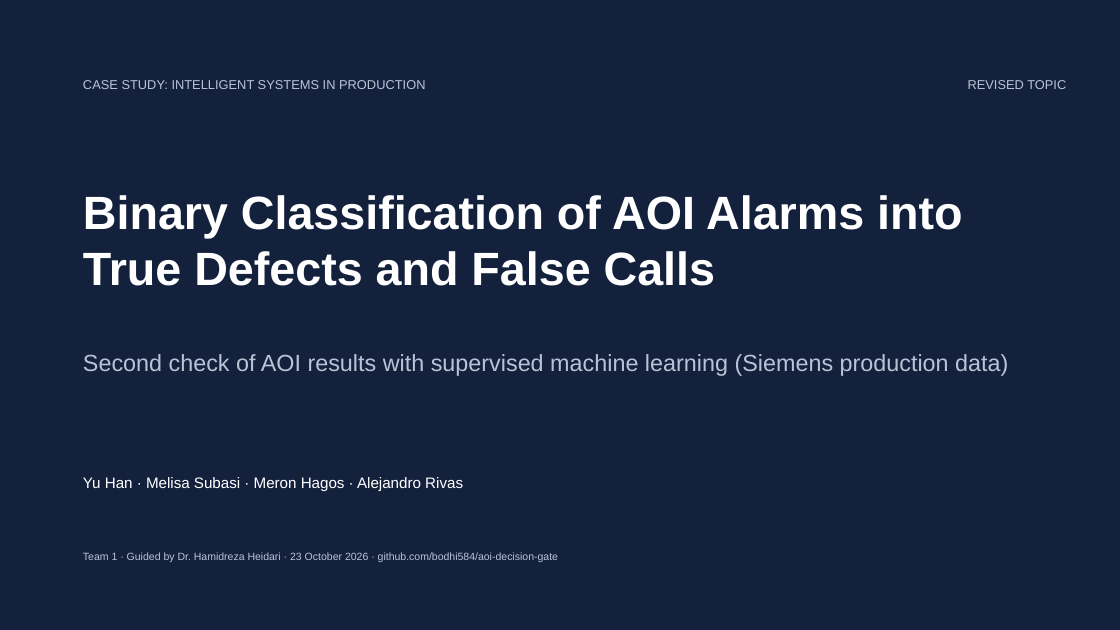
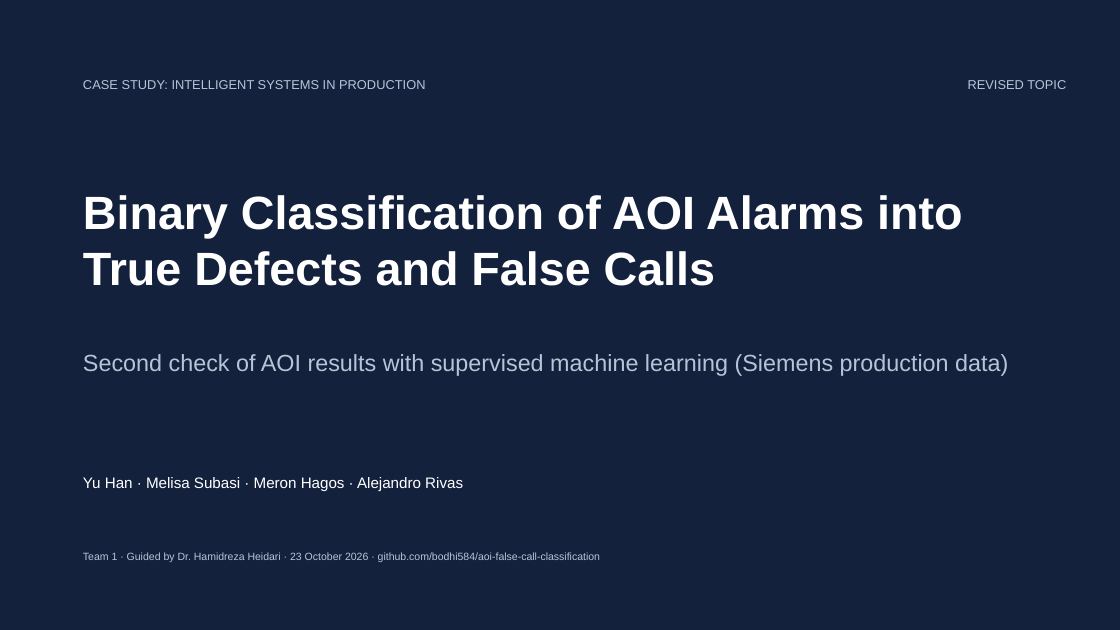
Before and after one commit to bodhi584/aoi-decision-gate, a slide deck: slide 1 of docs/slides_revised_topic.pptx. Drawn at 1120x630 pixels with LibreOffice and Linux fonts; fonts in the diff are those of the drawing. Boxes give left, top, right and bottom in pixels: in the first picture for what was removed or moved away, otherwise in the second. Text is boxed around its words. In the diff, an @@ line names an element or a change of style, - is before the commit and + after.

Commit message:
Repository renamed to aoi-false-call-classification

```diff
--- a/docs/slides_revised_topic.pptx
+++ b/docs/slides_revised_topic.pptx
@@ text at (83, 552, 600, 562): text changed @@
-Team 1 · Guided by Dr. Hamidreza Heidari · 23 October 2026 · github.com/bodhi584/aoi-decision-gate
+Team 1 · Guided by Dr. Hamidreza Heidari · 23 October 2026 · github.com/bodhi584/aoi-false-call-classification
```
Also in this commit, not shown: 1 other slide changed, 4 other files.
